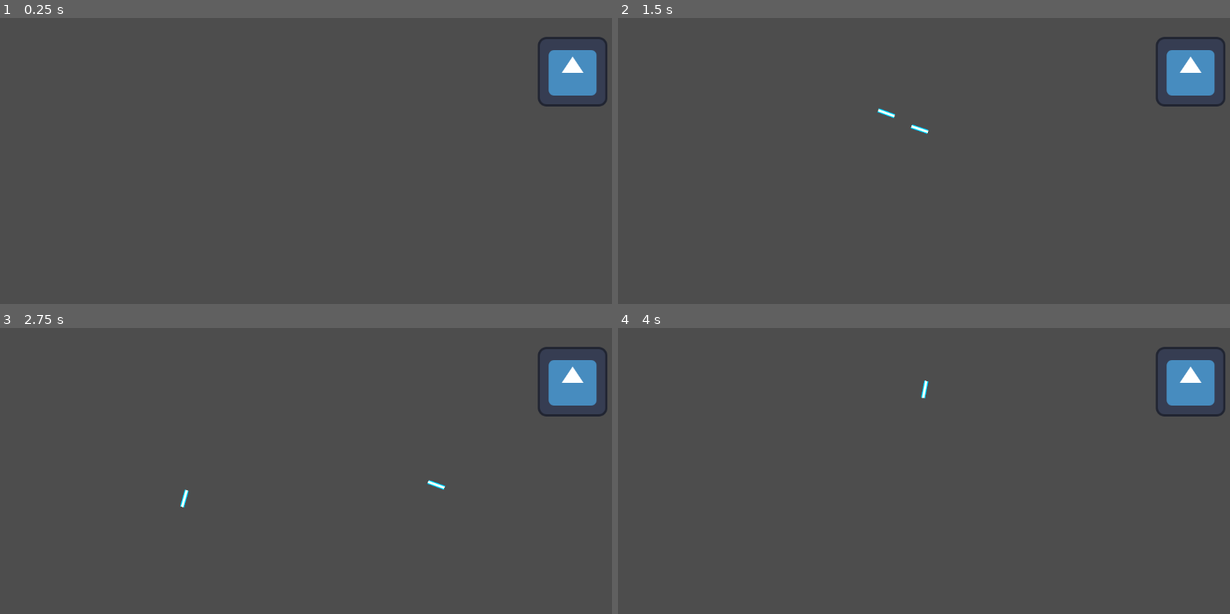
Above: before the commit, frames 1-4 (two rows, left to right).
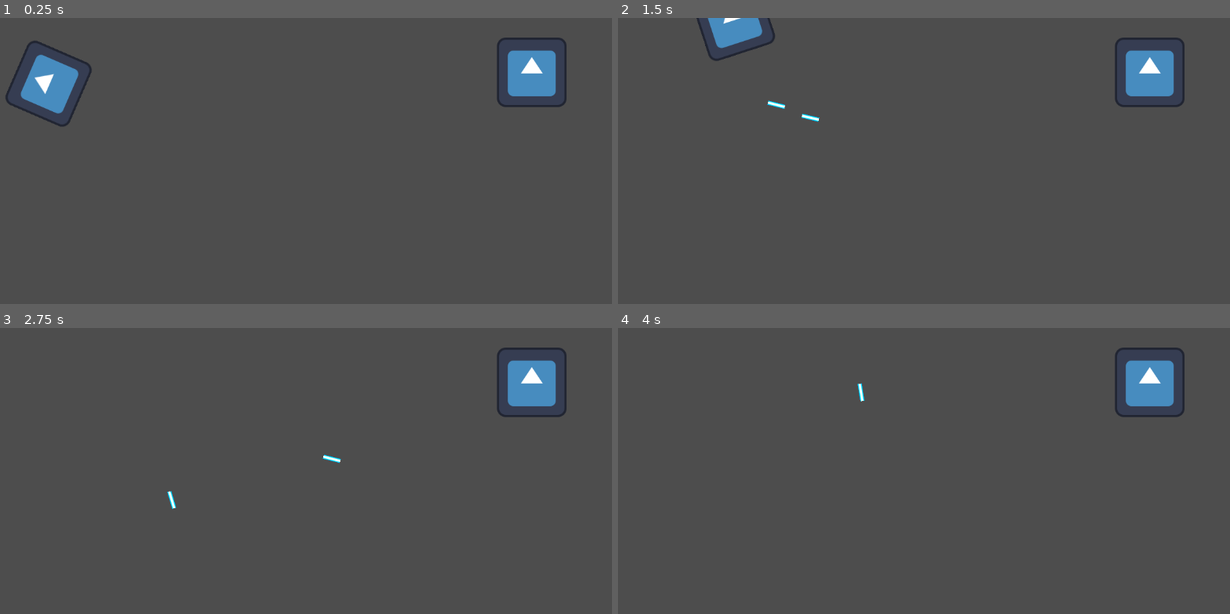
Above: after the commit, the same moments.

Repository: Alfreditann/Rays
Game: Godot game, scene res://main.tscn
Two runs of this game, one before a commit and one after it. Both use one fixed random seed, a clock stepped at 60 frames per second and the inputs below. The engine's default icon, where the game draws it, is replaced by a stand-in: a white triangle on a blue panel in a dark square.
Inputs (mouse positions are in pixels of both pictures, inside the frame that each line leads up to):
- Up to frame 1 (0.25 s): no input
- Up to frame 2 (1.5 s): tap Enter (ui_accept) at 0.5, 0.77 s; move the mouse to (1058, 175) at 0.52 s; hold W (move_up) 0.53-1.28 s; hold D (move_rigth) 0.53-1.28 s; move the mouse to (795, 212) at 1.27 s; hold S (move_down) from 1.28 s (still down); tap D (move_rigth) at 1.35 s
- Up to frame 3 (2.75 s): tap Enter (ui_accept) at 1.52 s; move the mouse to (367, 425) at 2.02 s; release S (move_down) at 2.03 s; hold W (move_up) from 2.03 s (still down); hold D (move_rigth) from 2.03 s (still down)
- Up to frame 4 (4 s): move the mouse to (887, 573) at 2.77 s; release D (move_rigth) at 2.78 s; tap D (move_rigth) at 2.85 s; tap Enter (ui_accept) at 3.02, 3.77 s; move the mouse to (1107, 556) at 3.52 s; release W (move_up) at 3.53 s; hold A (move_left) from 3.53 s (still down); hold D (move_rigth) from 3.53 s (still down)

The runs differ from the first frame. In frame 1, 4.3% of the frame differs, in the area x 0-100%, y 6-39%; in frame 2, 3.7%; in frame 3, 2.9%; in frame 4, 2.8%.

Commit message:
fiks av bugs

Diff:
--- a/rays/character_body_2d.tscn
+++ b/rays/character_body_2d.tscn
@@ -1,7 +1,7 @@
-[gd_scene load_steps=5 format=3 uid="uid://b7ebuuuxajg4m"]
+[gd_scene load_steps=5 format=3 uid="uid://d1tufnylu2iec"]
 
-[ext_resource type="Script" uid="uid://b8a33vv8yrshm" path="res://Script/character_body_2d.gd" id="1_ij6vw"]
-[ext_resource type="Texture2D" uid="uid://0kgm2a60o7rq" path="res://Sprites/icon.svg" id="2_ghijl"]
+[ext_resource type="Script" path="res://character_body_2d.gd" id="1_ij6vw"]
+[ext_resource type="Texture2D" uid="uid://1ug5sq5c524a" path="res://icon.svg" id="2_ghijl"]
 [ext_resource type="Script" uid="uid://dbiyind6un6i5" path="res://skyte.gd" id="3_ghijl"]
 
 [sub_resource type="RectangleShape2D" id="RectangleShape2D_44cfe"]
--- a/rays/main.tscn
+++ b/rays/main.tscn
@@ -1,12 +1,12 @@
 [gd_scene load_steps=3 format=3 uid="uid://dkoij8pmnxp6a"]
 
-[ext_resource type="PackedScene" uid="uid://b7ebuuuxajg4m" path="res://character_body_2d.tscn" id="1_ig7tw"]
-[ext_resource type="PackedScene" uid="uid://0ttmhg10ufl4" path="res://speil.tscn" id="2_0xm2m"]
+[ext_resource type="PackedScene" uid="uid://d1tufnylu2iec" path="res://character_body_2d.tscn" id="1_ig7tw"]
+[ext_resource type="PackedScene" uid="uid://b6u4tl1k2ra5o" path="res://speil.tscn" id="2_0xm2m"]
 
 [node name="Main" type="Node2D"]
 
 [node name="CharacterBody2D" parent="." instance=ExtResource("1_ig7tw")]
-position = Vector2(316, 117)
+position = Vector2(108, 121)
 
-[node name="speils" parent="." instance=ExtResource("2_0xm2m")]
-position = Vector2(1071, 99)
+[node name="StaticBody2D" parent="." instance=ExtResource("2_0xm2m")]
+position = Vector2(996, 100)
Not shown, added: rays/icon.svg.import
Not shown: 1 places in rays/rigid_body_2d.tscn that only renumber resources
Not shown: 1 places in rays/speil.tscn that only renumber resources
